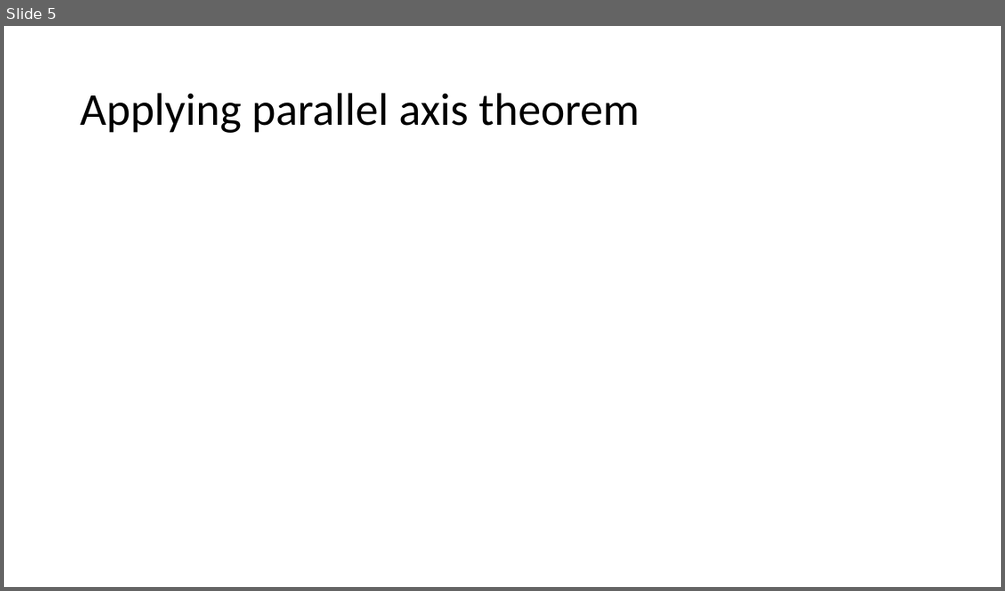
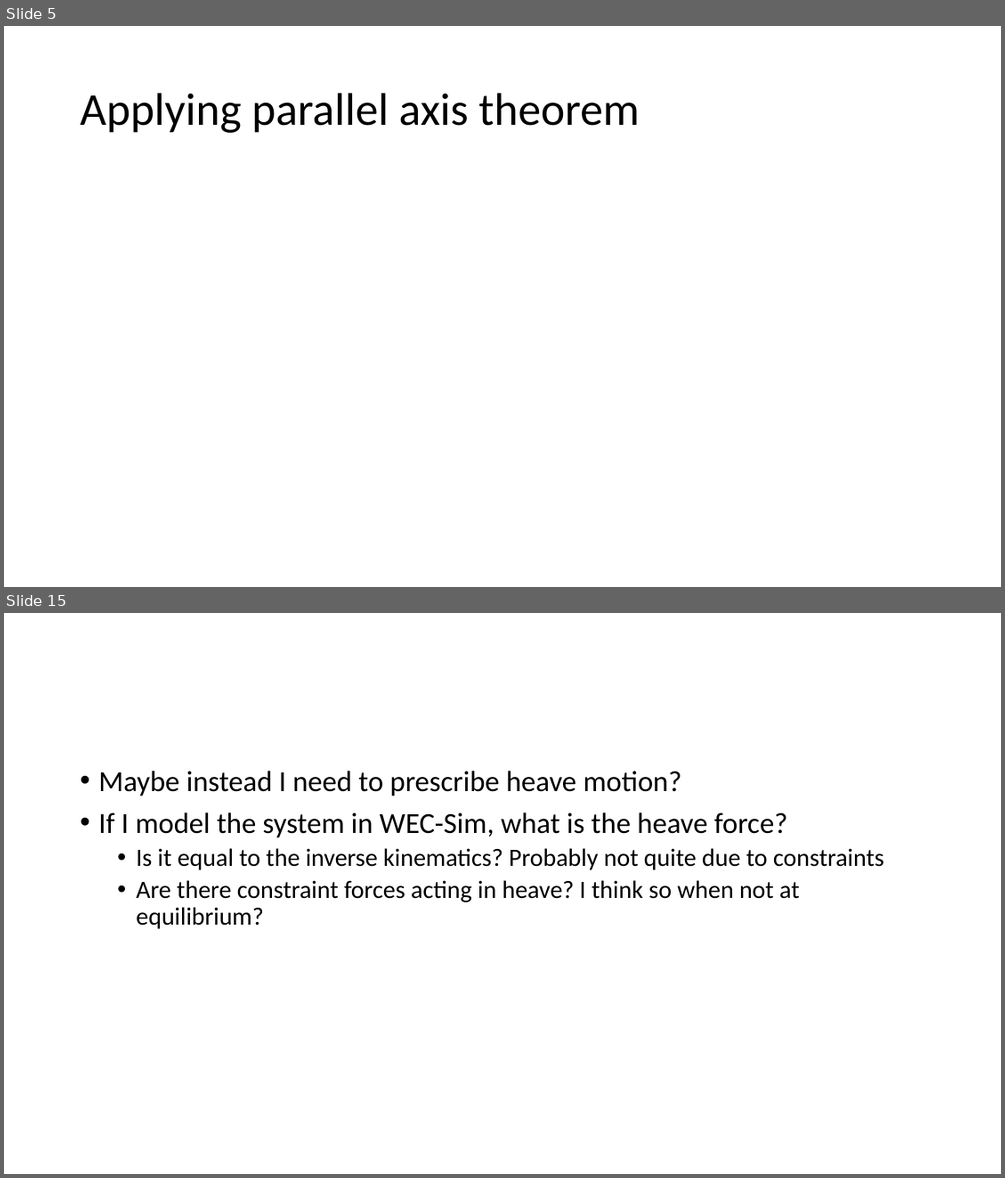
Before and after one commit to jtgrasb/WecOptTool, a slide deck: examples/attenuatorInWOT.pptx. Shown one above the other, each under a label of ours: slide 5 before the commit, slides 5 and 15 after it; the slides between them are not shown. The pictures are 1005x591 and 1005x1178 pixels, drawn with LibreOffice and Linux fonts; fonts in the diff are those of the drawing; grey boxes stand for pictures. Boxes give left, top, right and bottom in pixels: in the first picture for what was removed or moved away, otherwise in the second. Text is boxed around its words. In the diff, an @@ line names an element or a change of style, - is before the commit and + after.

```diff
--- a/examples/attenuatorInWOT.pptx
+++ b/examples/attenuatorInWOT.pptx
@@ slide 15 added at bbox=[4, 613, 1001, 1174], background #FFFFFF @@
@@ text added at bbox=[98, 771, 884, 929], 24 pt, text #000000 @@
+• Maybe instead I need to prescribe heave motion?
+• If I model the system in WEC-Sim, what is the heave force?
+  • Is it equal to the inverse kinematics? Probably not quite due to constraints
+  • Are there constraint forces acting in heave? I think so when not at equilibrium?
```
Also in this commit, not shown: 13 other slides added, 1 slide removed, 23 other files.
